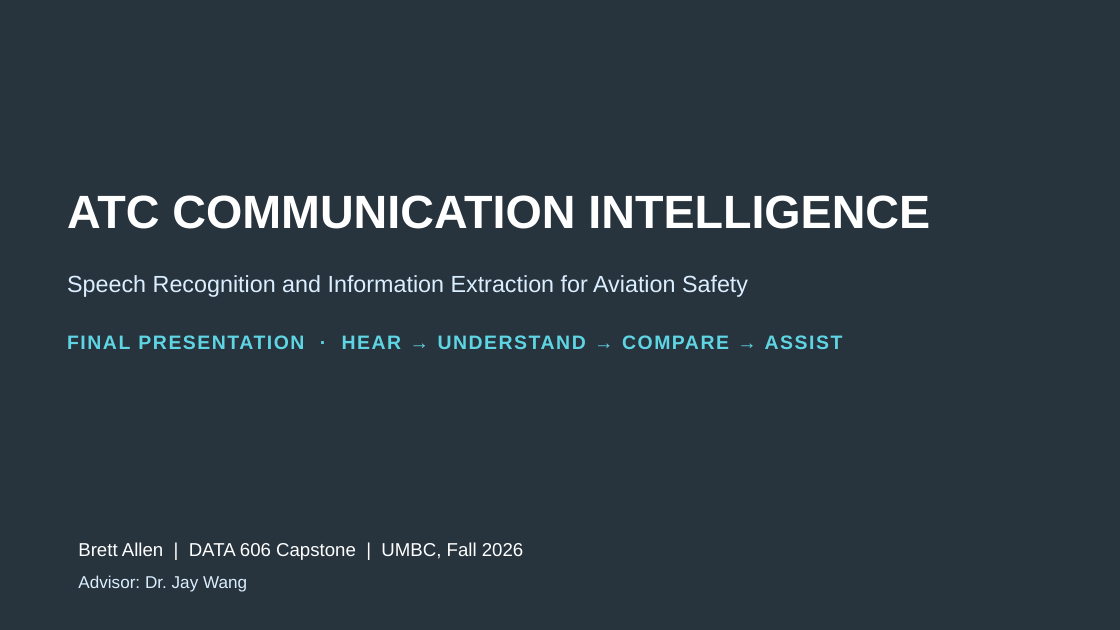
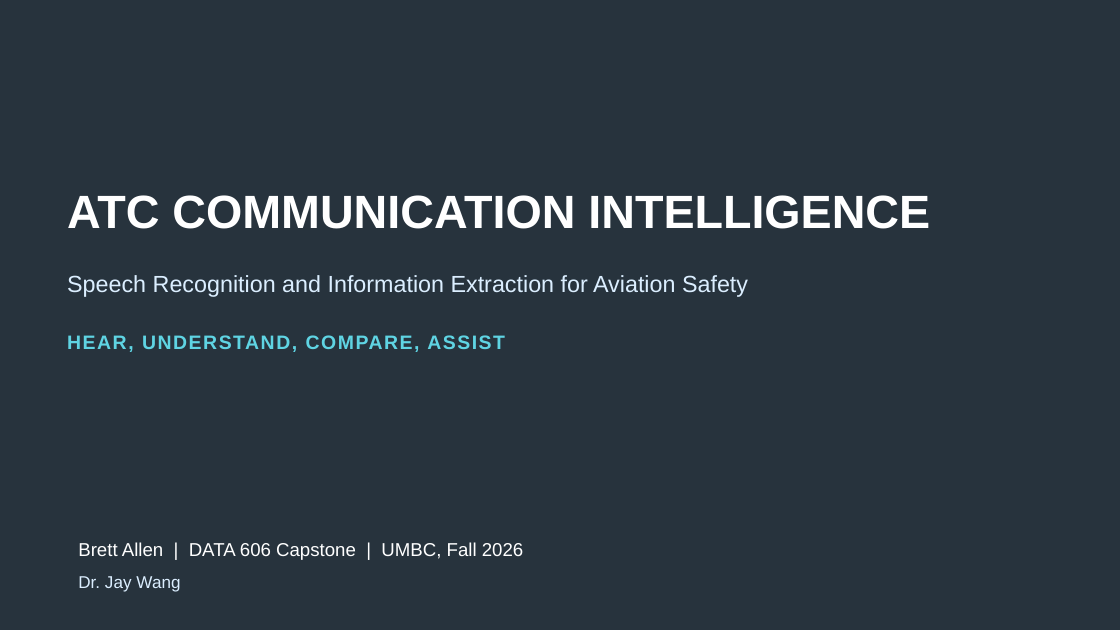
Before and after one commit to BrettFX/UMBC-DATA606-Capstone, a slide deck: slide 1 of docs/Allen_DATA_606_Capstone_Final.pptx. Drawn at 1120x630 pixels with LibreOffice and Linux fonts; fonts in the diff are those of the drawing; background and template pictures are left out. Boxes give left, top, right and bottom in pixels: in the first picture for what was removed or moved away, otherwise in the second. Text is boxed around its words. In the diff, an @@ line names an element or a change of style, - is before the commit and + after.

Commit message:
Update final presentation slides Adjust wording and visuals, etc.

```diff
--- a/docs/Allen_DATA_606_Capstone_Final.pptx
+++ b/docs/Allen_DATA_606_Capstone_Final.pptx
@@ text at (67, 335, 505, 352): text changed @@
-FINAL PRESENTATION · HEAR → UNDERSTAND → COMPARE → ASSIST
+HEAR, UNDERSTAND, COMPARE, ASSIST
@@ text at (78, 576, 180, 592): text changed @@
-Advisor: Dr. Jay Wang
+Dr. Jay Wang
```
Also in this commit, not shown: 16 other slides changed, 1 other file.
